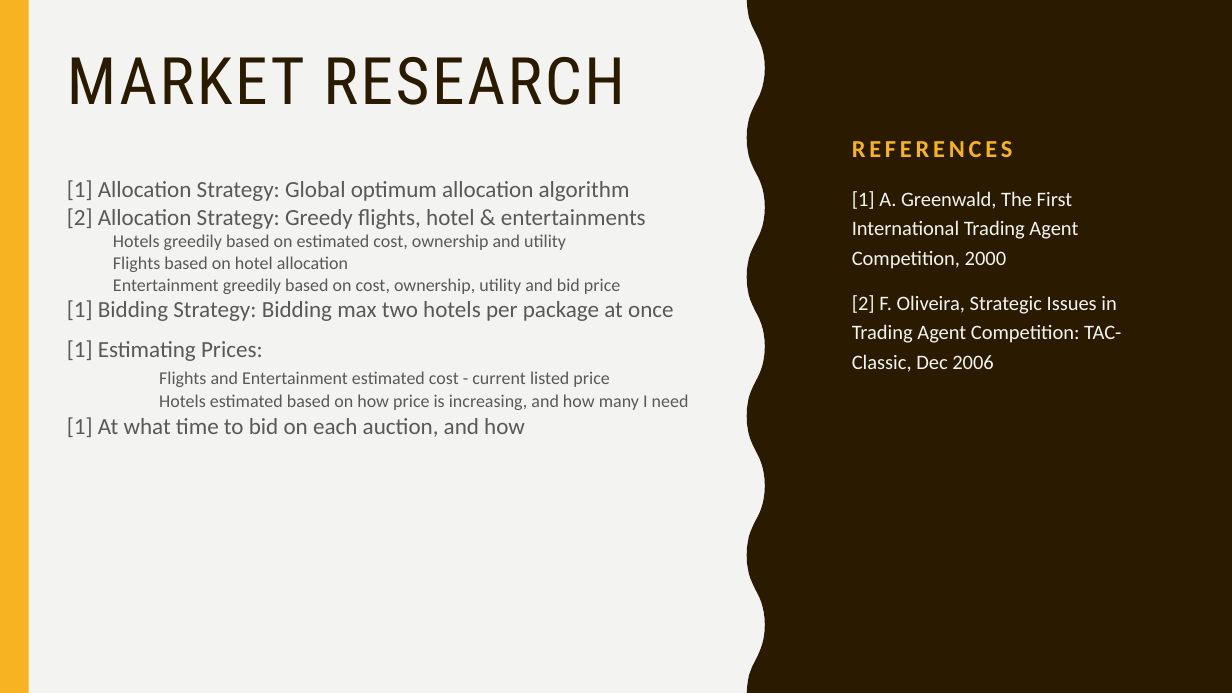
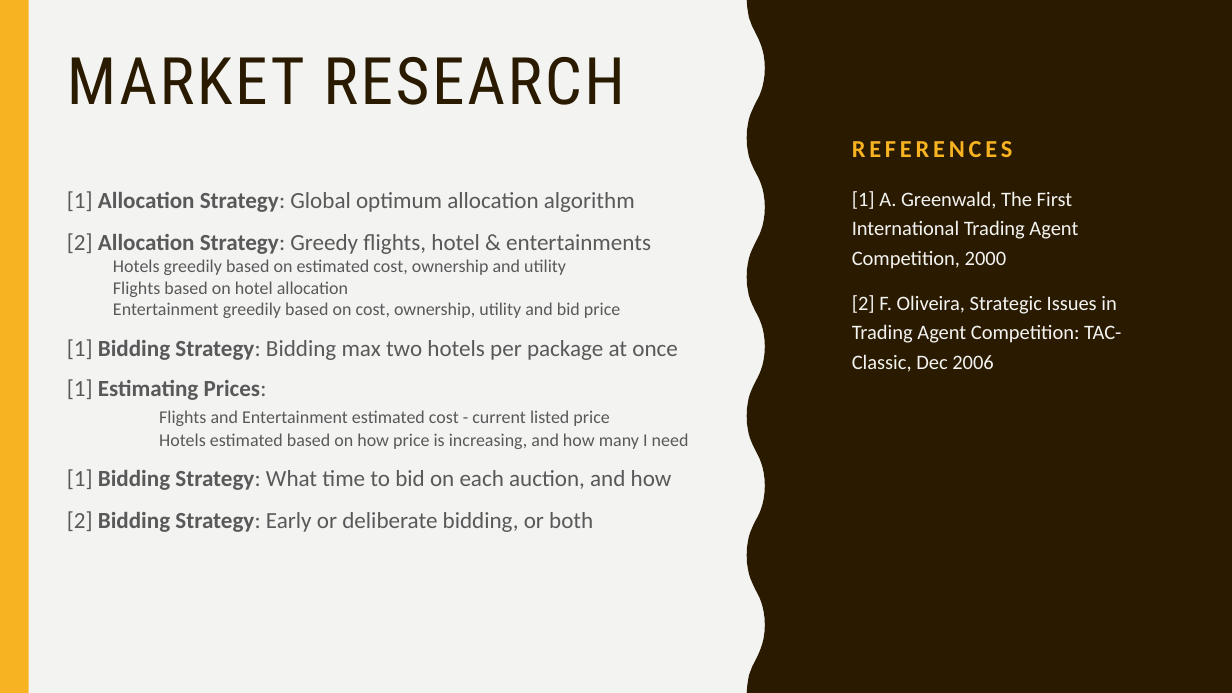
Before and after one commit to Jamiewarb/IntAgents, a slide deck: slide 3 of VivaSlides.pptx. Drawn at 1232x693 pixels with LibreOffice and Linux fonts; fonts in the diff are those of the drawing. Boxes give left, top, right and bottom in pixels: in the first picture for what was removed or moved away, otherwise in the second. Text is boxed around its words. In the diff, an @@ line names an element or a change of style, - is before the commit and + after.

```diff
--- a/VivaSlides.pptx
+++ b/VivaSlides.pptx
@@ text at [67,191,678,400]: bold on in "Allocation Strategy:", "Allocation Strategy:", "Bidding Strategy:", "Estimating Prices:"; line spacing 1.1 to 1.5; line spacing 1 to 1.5 @@
@@ text at [67,469,672,532]: text changed @@
-[1] At what time to bid on each auction, and how
+[1] Bidding Strategy: What time to bid on each auction, and how
+[2] Bidding Strategy: Early or deliberate bidding, or both
```
Also in this commit, not shown: 1 slide added.
